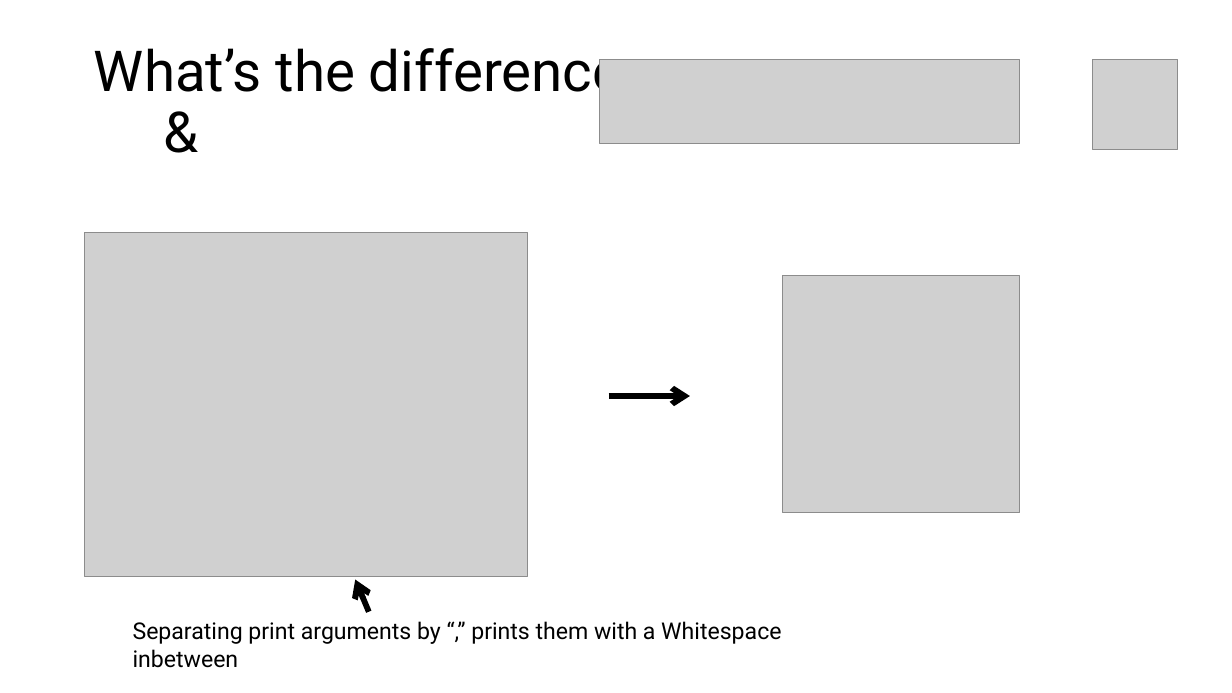
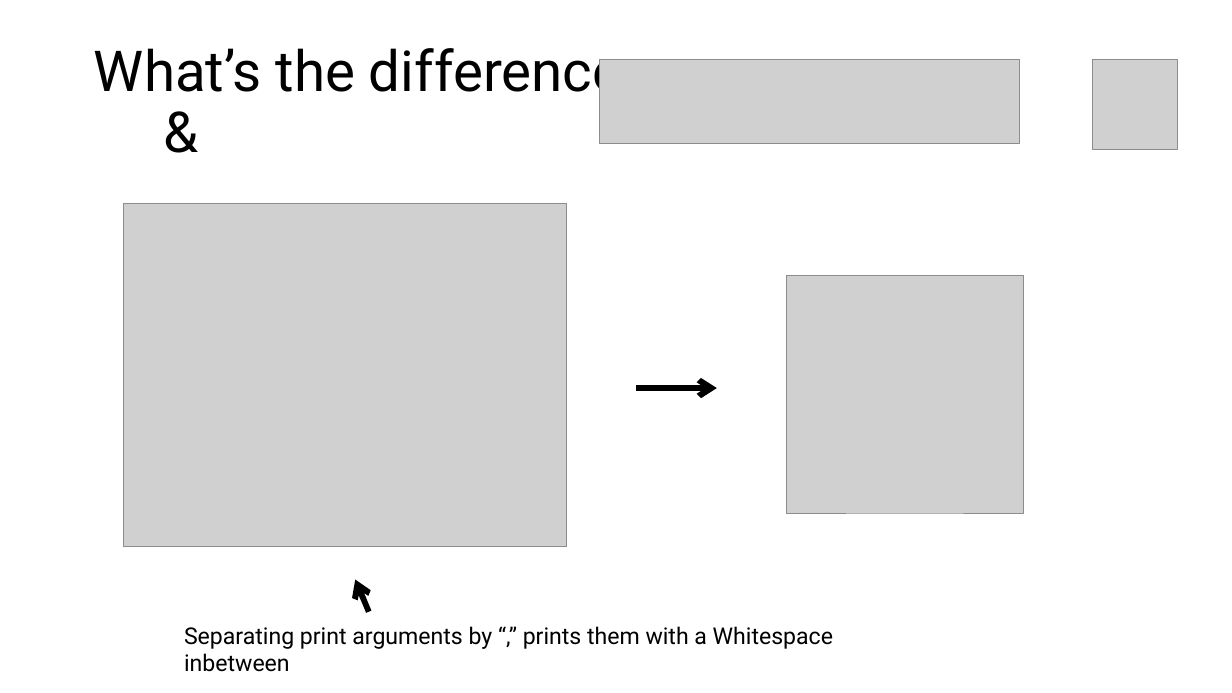
Before and after one commit to jonathanbollig/pycophy, a slide deck: slide 6 of Lectures/Chunk 2 - Variables and Arithmetic Operators.pptx. Drawn at 1232x693 pixels with LibreOffice and Linux fonts; fonts in the diff are those of the drawing; grey boxes stand for pictures. Boxes give left, top, right and bottom in pixels: in the first picture for what was removed or moved away, otherwise in the second. Text is boxed around its words. In the diff, an @@ line names an element or a change of style, - is before the commit and + after.

```diff
--- a/Lectures/Chunk 2 - Variables and Arithmetic Operators.pptx
+++ b/Lectures/Chunk 2 - Variables and Arithmetic Operators.pptx
@@ picture: place and size @@
-picture at bbox=[85, 233, 528, 577]
+picture at bbox=[124, 203, 567, 547]
@@ picture: place and size @@
-picture at bbox=[783, 276, 1020, 514]
+picture at bbox=[787, 276, 1024, 514]
@@ arrow moved from (609, 396) - (690, 396) to (636, 388) - (717, 388) @@
@@ text "Separating print arguments by “,” ...": place and size @@
-text "Separating print arguments by “,” ..." at bbox=[133, 621, 781, 644]
+text "Separating print arguments by “,” ..." at bbox=[184, 626, 833, 649]
```
Also in this commit, not shown: 8 other slides changed, 2 other files.
